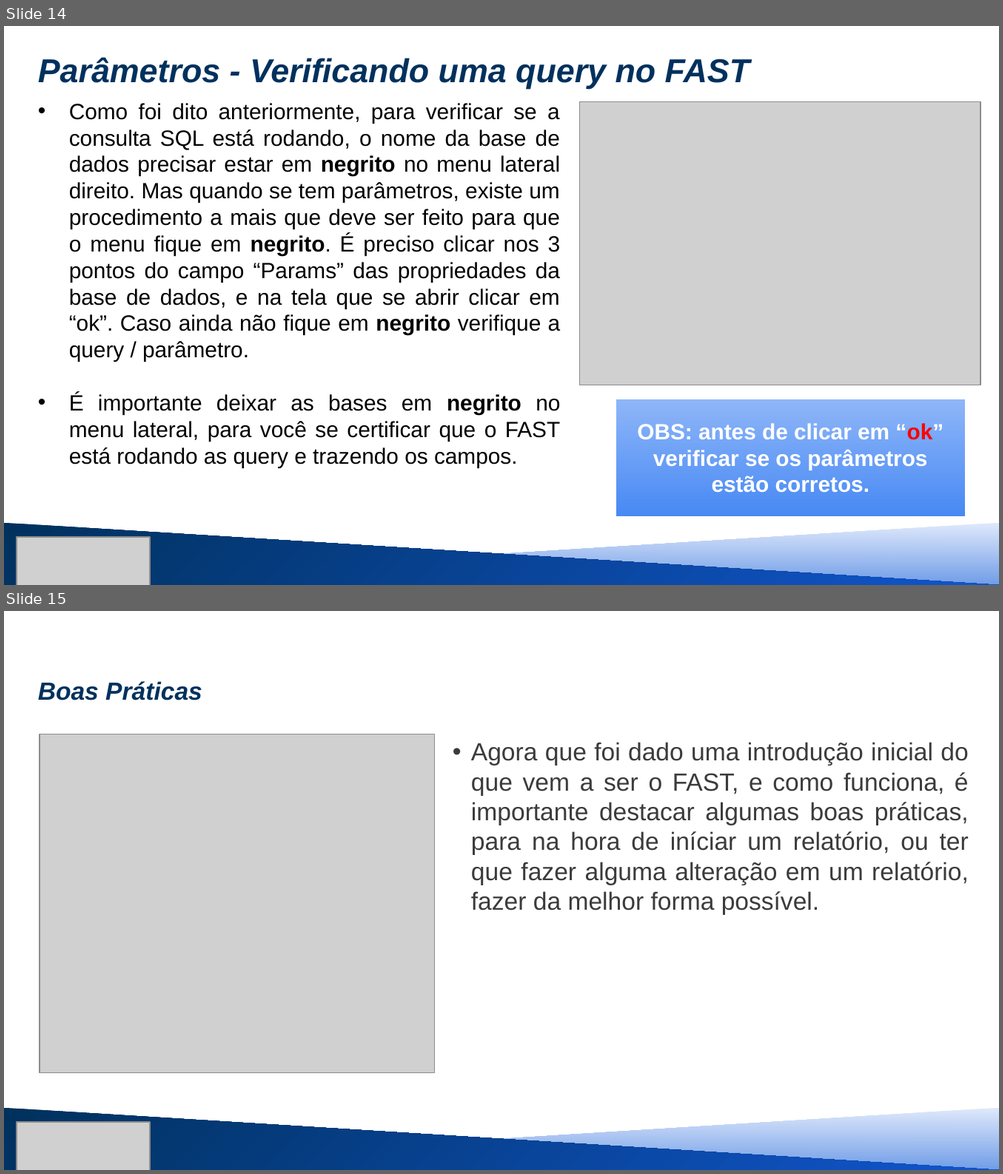
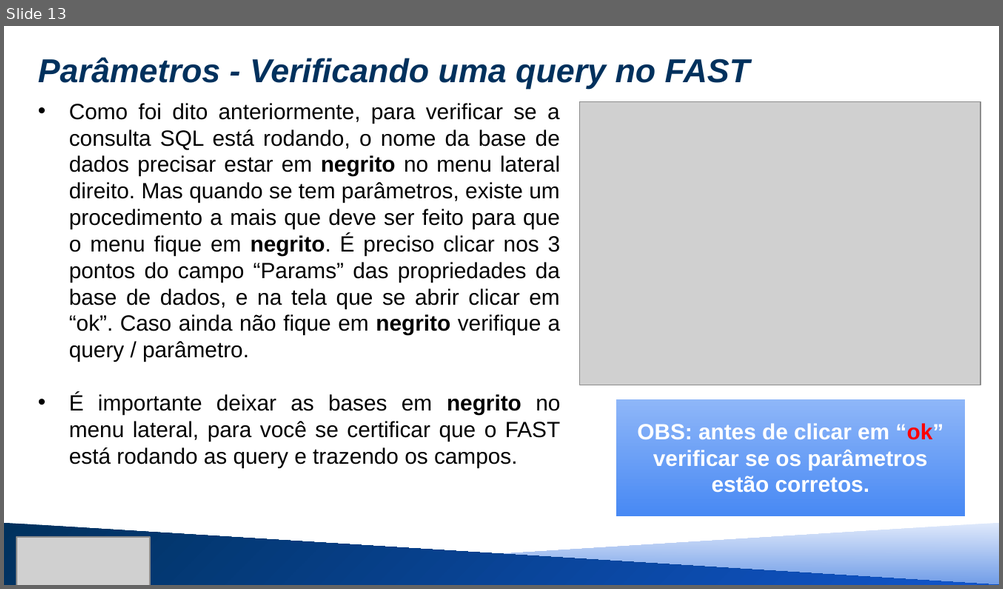
Before and after one commit to MauricioSEmbras/FAST_Report, a slide deck: Treinamento FAST REPORT/treinamento fast - nível 1 parte 2.pptx. Shown one above the other, each under a label of ours: slides 14 and 15 before the commit, slide 13 after it. The pictures are 1003x1174 and 1003x589 pixels, drawn with LibreOffice and Linux fonts; fonts in the diff are those of the drawing; grey boxes stand for pictures. Boxes give left, top, right and bottom in pixels: in the first picture for what was removed or moved away, otherwise in the second. Text is boxed around its words. In the diff, an @@ line names an element or a change of style, - is before the commit and + after.

```diff
--- a/Treinamento FAST REPORT/treinamento fast - nível 1 parte 2.pptx
+++ b/Treinamento FAST REPORT/treinamento fast - nível 1 parte 2.pptx
@@ slide 15 removed at <box>4,611,999,1170</box>, background #FFFFFF @@
@@ title removed at <box>38,681,202,701</box> @@
-Boas Práticas
@@ picture removed at <box>40,735,435,1073</box> @@
@@ text removed at <box>471,742,968,914</box> @@
-• Agora que foi dado uma introdução inicial do que vem a ser o FAST, e como funciona, é importante destacar algumas boas práticas, para na hora de iníciar um relatório, ou ter que fazer alguma alteração em um relatório, fazer da melhor forma possível.
@@ right triangle removed at <box>4,1108,999,1170</box> @@
@@ right triangle removed at <box>4,1108,999,1170</box> @@
@@ picture removed at <box>17,1122,151,1170</box> @@
@@ what was slide 14 is now slide 13 @@
```
Also in this commit, not shown: 1 slide added, 6 other slides removed, 1 other file.
